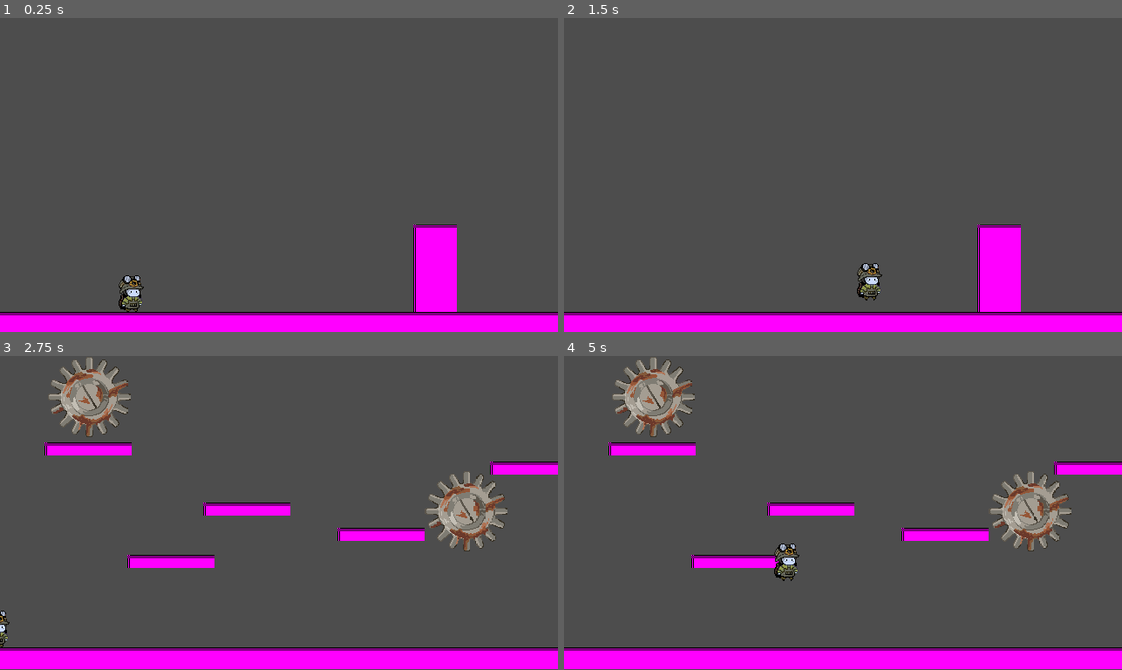
Above: before the commit, frames 1-4 (two rows, left to right).
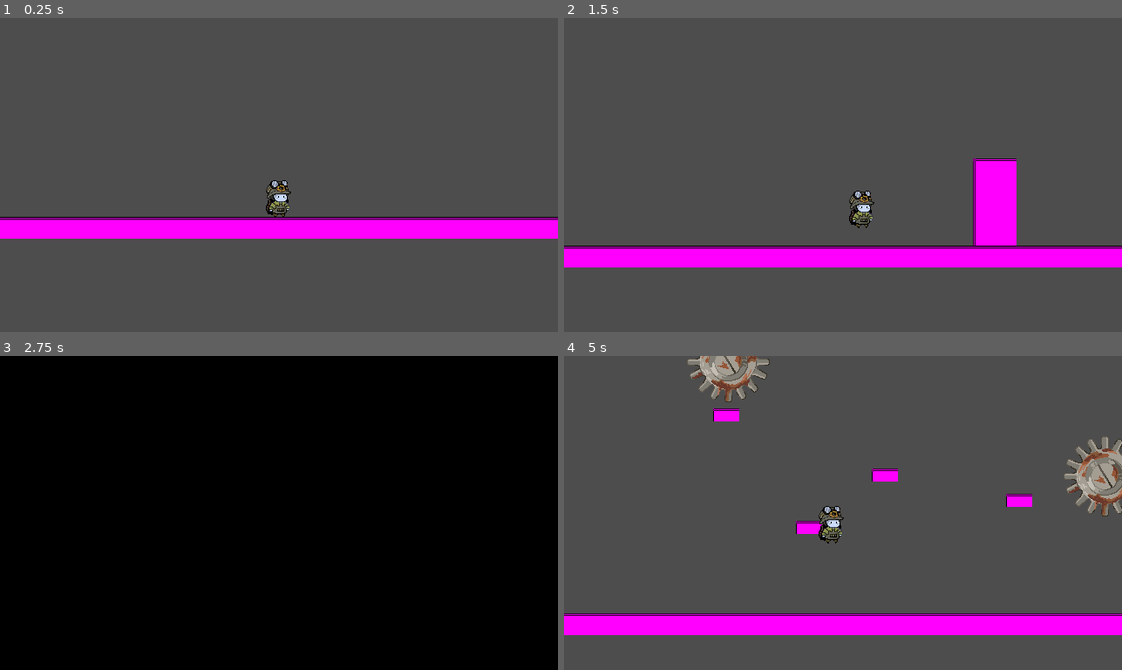
Above: after the commit, the same moments.

Repository: Tarnest/meow-meow-gj
Game: Godot game, scene res://scenes/shop/shop.tscn
Two runs of this game, one before a commit and one after it. Both use one fixed random seed, a clock stepped at 60 frames per second and the inputs below.
Inputs:
- Up to frame 1 (0.25 s): no input
- Up to frame 2 (1.5 s): hold Right (move_right) from 0.53 s (still down); tap E (interact) at 0.6, 1.35 s; tap Space (jump) at 0.77 s
- Up to frame 3 (2.75 s): tap Space (jump) at 1.52 s; release Right (move_right) at 2.03 s; hold A (move_left) from 2.03 s (still down); tap E (interact) at 2.1 s
- Up to frame 4 (5 s): release A (move_left) at 2.78 s; hold Right (move_right) 2.78-4.28 s; tap E (interact) at 2.85, 3.6, 4.35 s; tap Space (jump) at 3.02, 3.77, 4.52 s; hold A (move_left) from 4.28 s (still down)

The runs differ from the first frame. In frame 1, 16% of the frame differs, in the area x 0-100%, y 51-100%; in frame 2, 17%; in frame 3, 99%, in the area x 0-100%, y 0-100%; in frame 4, 25%.

Commit message:
Added Transition Frame

Diff:
--- a/classes/global.gd
+++ b/classes/global.gd
@@ -1,3 +1,20 @@
 extends Node
 
 signal check_gears
+
+var scene_transition_file := preload("res://scenes/transition/scene_transition_animation.tscn")
+var scene_transition: SceneTransition
+
+func _ready() -> void:
+	scene_transition = scene_transition_file.instantiate()
+	add_child(scene_transition)
+
+func switch_scene(scene: PackedScene) -> void:
+	if scene == null:
+		printerr("Null Scene")
+		return
+
+	scene_transition.animation_player.play("fade_in")
+	await get_tree().create_timer(0.5).timeout
+	get_tree().change_scene_to_packed(scene)
+	scene_transition.animation_player.play("fade_out")
--- a/project.godot
+++ b/project.godot
@@ -68,6 +68,7 @@
 [physics]
 
 3d/physics_engine="Jolt Physics"
+common/physics_interpolation=true
 
 [rendering]
 
--- a/scenes/shop/entry_point/entry_point.gd
+++ b/scenes/shop/entry_point/entry_point.gd
@@ -3,5 +3,4 @@
 @export var switch_to_scene: PackedScene
 
 func interact() -> void:
-	if switch_to_scene != null:
-		get_tree().change_scene_to_packed(switch_to_scene)
+	Global.switch_scene(switch_to_scene)
--- a/scenes/shop/shop.tscn
+++ b/scenes/shop/shop.tscn
@@ -11,8 +11,11 @@
 position = Vector2(500, 350)
 
 [node name="Player" parent="." unique_id=2002699047 instance=ExtResource("1_100s2")]
-z_index = 1
 position = Vector2(151, 288)
+
+[node name="Camera2D" type="Camera2D" parent="Player" unique_id=1745434122]
+position = Vector2(0, -17)
+position_smoothing_enabled = true
 
 [node name="EntryPoint" parent="." unique_id=1421819112 instance=ExtResource("2_qaxay")]
 position = Vector2(499, 287)
--- /dev/null
+++ b/scenes/transition/scene_transition_animation.gd
@@ -0,0 +1,4 @@
+class_name SceneTransition
+extends Node2D
+
+@onready var animation_player: AnimationPlayer = %AnimationPlayer
--- /dev/null
+++ b/scenes/transition/scene_transition_animation.tscn
@@ -0,0 +1,72 @@
+[gd_scene format=3 uid="uid://dqqp55cowf7w6"]
+
+[ext_resource type="Script" uid="uid://c1obsij5eletm" path="res://scenes/transition/scene_transition_animation.gd" id="1_4n60b"]
+
+[sub_resource type="Animation" id="Animation_7py5n"]
+length = 0.001
+tracks/0/type = "value"
+tracks/0/imported = false
+tracks/0/enabled = true
+tracks/0/path = NodePath("CanvasLayer/ColorRect:color")
+tracks/0/interp = 1
+tracks/0/loop_wrap = true
+tracks/0/keys = {
+"times": PackedFloat32Array(0),
+"transitions": PackedFloat32Array(1),
+"update": 0,
+"values": [Color(0, 0, 0, 0)]
+}
+
+[sub_resource type="Animation" id="Animation_4n60b"]
+resource_name = "fade_in"
+tracks/0/type = "value"
+tracks/0/imported = false
+tracks/0/enabled = true
+tracks/0/path = NodePath("CanvasLayer/ColorRect:color")
+tracks/0/interp = 1
+tracks/0/loop_wrap = true
+tracks/0/keys = {
+"times": PackedFloat32Array(0, 0.76666665),
+"transitions": PackedFloat32Array(1, 1),
+"update": 0,
+"values": [Color(0, 0, 0, 0), Color(0, 0, 0, 1)]
+}
+
+[sub_resource type="Animation" id="Animation_51nf7"]
+resource_name = "fade_out"
+tracks/0/type = "value"
+tracks/0/imported = false
+tracks/0/enabled = true
+tracks/0/path = NodePath("CanvasLayer/ColorRect:color")
+tracks/0/interp = 1
+tracks/0/loop_wrap = true
+tracks/0/keys = {
+"times": PackedFloat32Array(0.23333333, 1),
+"transitions": PackedFloat32Array(1, 1),
+"update": 0,
+"values": [Color(0, 0, 0, 1), Color(0, 0, 0, 0)]
+}
+
+[sub_resource type="AnimationLibrary" id="AnimationLibrary_k1mb5"]
+_data = {
+&"RESET": SubResource("Animation_7py5n"),
+&"fade_in": SubResource("Animation_4n60b"),
+&"fade_out": SubResource("Animation_51nf7")
+}
+
+[node name="SceneTransitionAnimation" type="Node2D" unique_id=1856484623]
+z_index = 2
+script = ExtResource("1_4n60b")
+
+[node name="CanvasLayer" type="CanvasLayer" parent="." unique_id=1065265688]
+
+[node name="ColorRect" type="ColorRect" parent="CanvasLayer" unique_id=477379303]
+offset_left = -125.0
+offset_top = -51.0
+offset_right = 836.0
+offset_bottom = 436.0
+color = Color(0, 0, 0, 0)
+
+[node name="AnimationPlayer" type="AnimationPlayer" parent="." unique_id=1655665536]
+unique_name_in_owner = true
+libraries/ = SubResource("AnimationLibrary_k1mb5")
--- a/scenes/watch/platforms/platform.tscn
+++ b/scenes/watch/platforms/platform.tscn
@@ -4,12 +4,13 @@
 size = Vector2(100, 15)
 
 [sub_resource type="RectangleShape2D" id="RectangleShape2D_xpqwu"]
-size = Vector2(100, 14)
+size = Vector2(30, 14)
 
 [node name="Platform" type="StaticBody2D" unique_id=1403932720]
 collision_mask = 2
 
 [node name="Sprite2D" type="Sprite2D" parent="." unique_id=1567448570]
+scale = Vector2(0.29999998, 1)
 texture = SubResource("PlaceholderTexture2D_xpqwu")
 
 [node name="CollisionShape2D" type="CollisionShape2D" parent="." unique_id=1202473810]
--- a/scenes/watch/watch.tscn
+++ b/scenes/watch/watch.tscn
@@ -38,5 +38,9 @@
 [node name="Player" parent="." unique_id=2002699047 instance=ExtResource("2_6srqp")]
 position = Vector2(114, 308)
 
+[node name="Camera2D" type="Camera2D" parent="Player" unique_id=651676980]
+position = Vector2(0, -17)
+position_smoothing_enabled = true
+
 [node name="Ground" parent="." unique_id=523757785 instance=ExtResource("3_q6gff")]
 position = Vector2(161, 347)
Not shown, added: scenes/transition/scene_transition_animation.gd.uid
